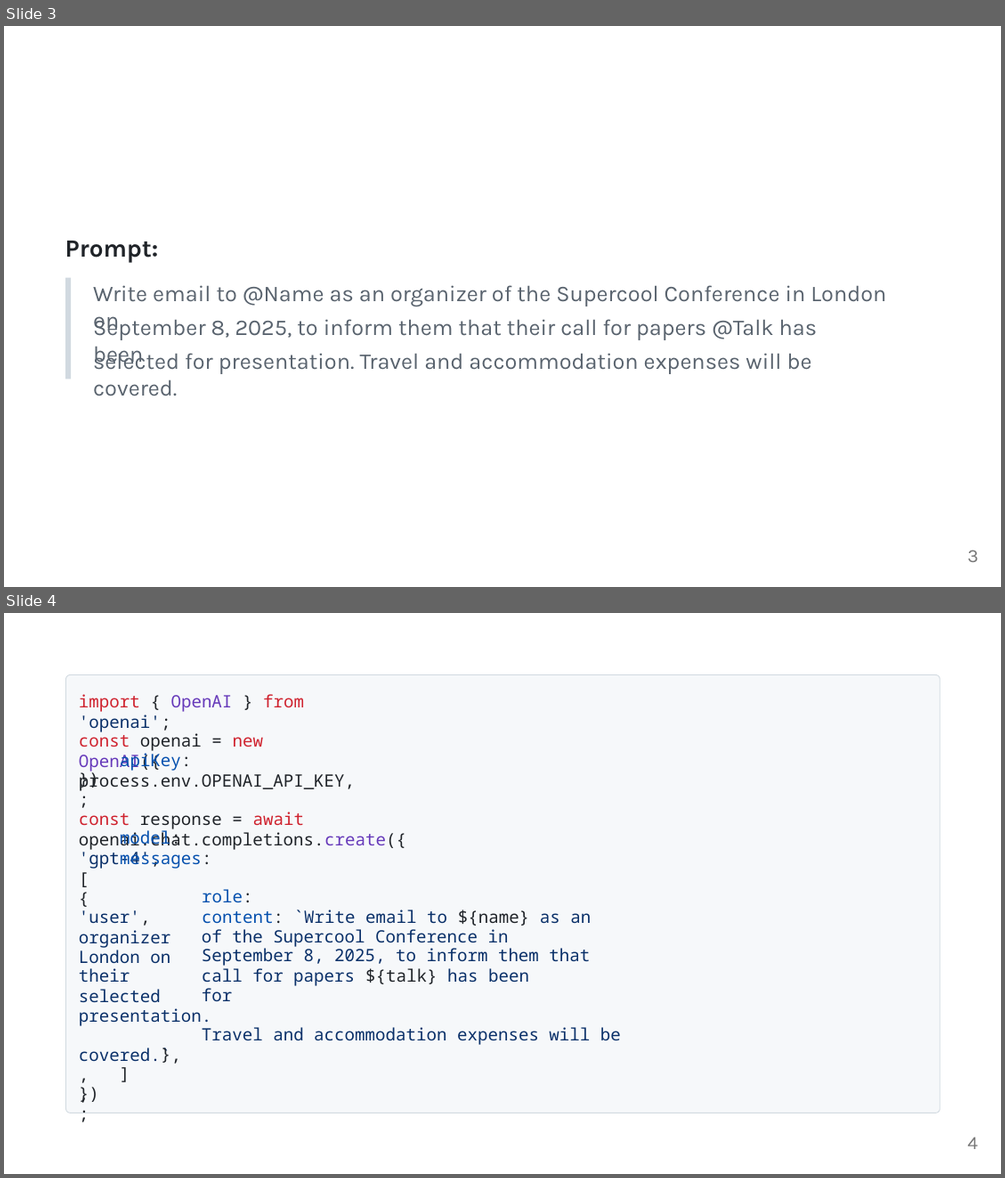
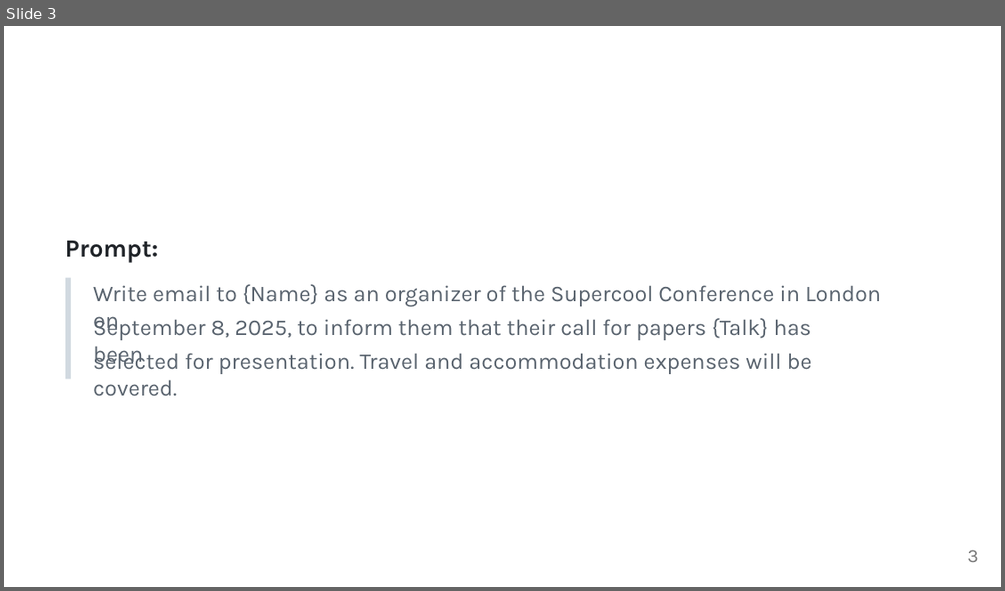
Before and after one commit to webgptorg/slides, a slide deck: Book-2.0.pptx. Shown one above the other, each under a label of ours: slides 3 and 4 before the commit, slide 3 after it. The pictures are 1005x1178 and 1005x591 pixels, drawn with LibreOffice and Linux fonts; fonts in the diff are those of the drawing. Boxes give left, top, right and bottom in pixels: in the first picture for what was removed or moved away, otherwise in the second. Text is boxed around its words. In the diff, an @@ line names an element or a change of style, - is before the commit and + after.

```diff
--- a/Book-2.0.pptx
+++ b/Book-2.0.pptx
@@ slide 4 removed at [4, 613, 1001, 1174], background #FFFFFF @@
@@ freeform shape removed at [4, 613, 1001, 1174] @@
@@ freeform shape removed at [66, 675, 940, 1112] @@
@@ freeform shape removed at [66, 675, 940, 1112] @@
@@ text removed at [79, 694, 304, 732] @@
-import { OpenAI } from 'openai';
@@ text removed at [79, 730, 355, 791] @@
-const openai = new OpenAI({
@@ text removed at [79, 750, 355, 791] @@
-apiKey: process.env.OPENAI_API_KEY,
@@ text removed at [79, 769, 107, 786] @@
-});
@@ text removed at [79, 811, 406, 850] @@
-const response = await openai.chat.completions.create({
@@ text removed at [79, 827, 181, 868] @@
-model: 'gpt-4',
@@ text removed at [120, 852, 212, 868] @@
-messages: [
@@ text removed at [79, 867, 163, 884] @@
-{
@@ text removed at [79, 889, 253, 925] @@
-role: 'user',
@@ text removed at [79, 909, 591, 948] @@
-content: `Write email to ${name} as an organizer
@@ text removed at [79, 929, 509, 963] @@
-of the Supercool Conference in London on
@@ text removed at [79, 948, 590, 981] @@
-September 8, 2025, to inform them that their
@@ text removed at [79, 968, 529, 1002] @@
-call for papers ${talk} has been selected
@@ text removed at [79, 988, 232, 1026] @@
-for presentation.
@@ text removed at [79, 1027, 621, 1063] @@
-Travel and accommodation expenses will be covered.`,
@@ text removed at [79, 1043, 172, 1060] @@
-},
@@ text removed at [79, 1063, 135, 1080] @@
-],
@@ text removed at [79, 1083, 107, 1100] @@
-});
@@ text removed at [967, 1136, 978, 1149] @@
-4
@@ slide 3 changed as well @@
@@ text at [93, 284, 881, 306]: text changed @@
-Write email to @Name as an organizer of the Supercool Conference in London on
+Write email to {Name} as an organizer of the Supercool Conference in London on
@@ text at [93, 316, 812, 340]: text changed @@
-September 8, 2025, to inform them that their call for papers @Talk has been
+September 8, 2025, to inform them that their call for papers {Talk} has been
```
Also in this commit, not shown: 5 other slides changed, 8 slides added, 1 other slide removed, 12 other files.
